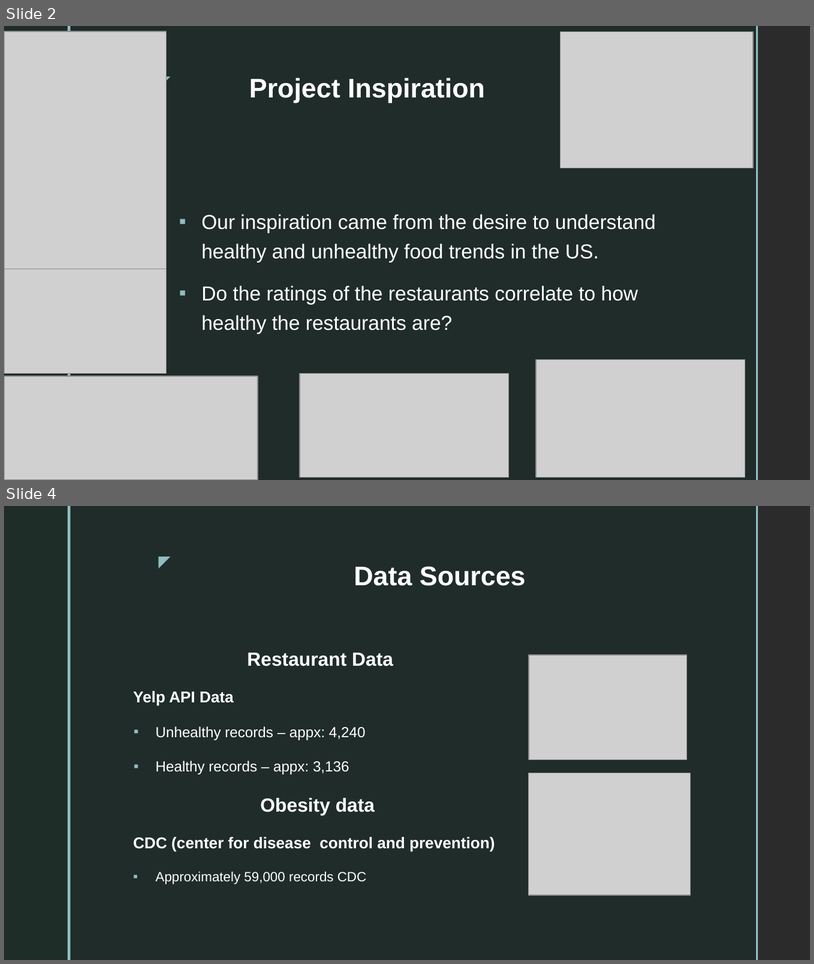
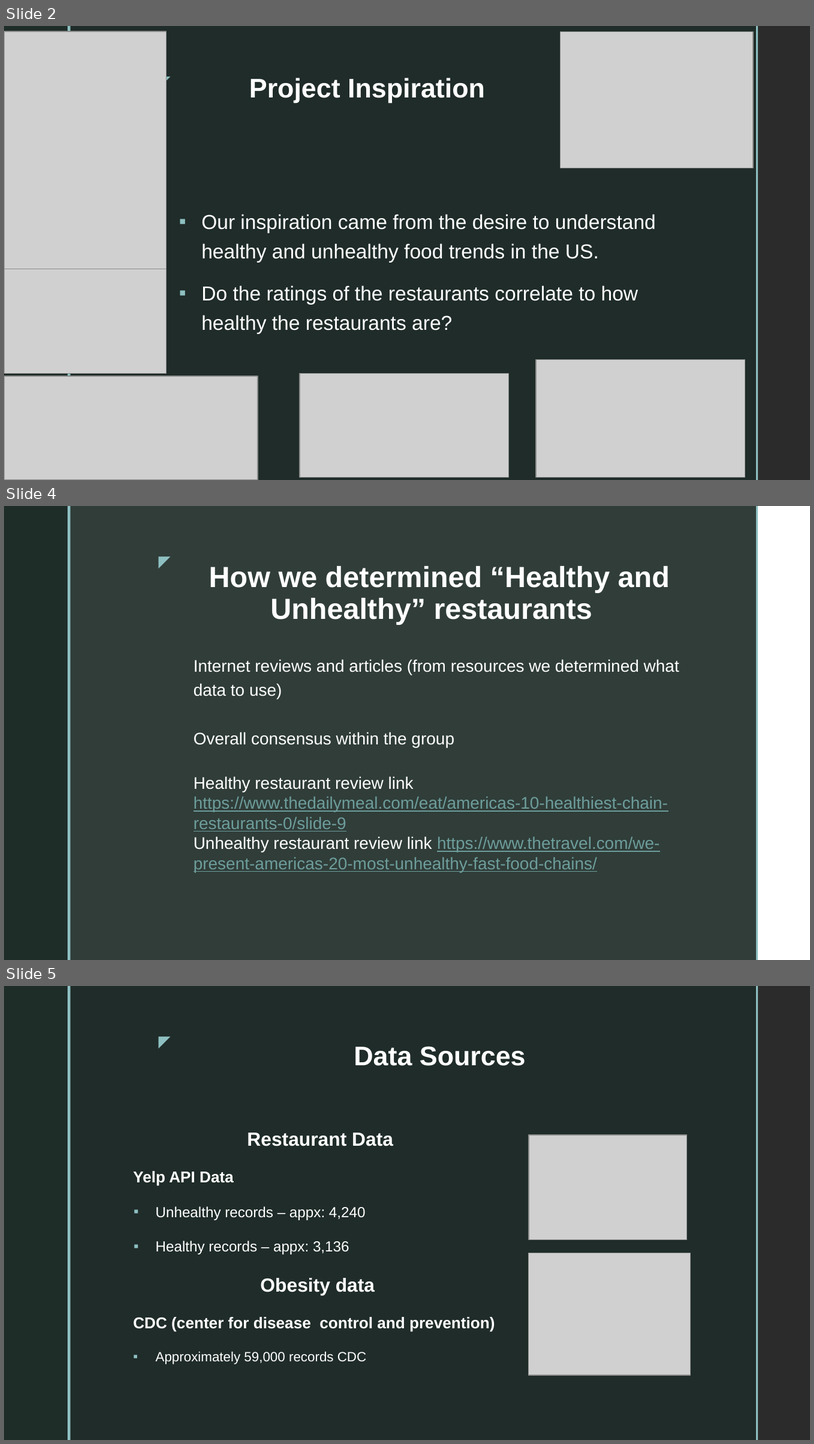
Before and after one commit to monikarutgers/Project_DataVizualization1, a slide deck: Restaurants vs Obesity Project.pptx. Shown one above the other, each under a label of ours: slides 2 and 4 before the commit, slides 2, 4 and 5 after it; the slides between them are not shown. The pictures are 814x964 and 814x1444 pixels, drawn with LibreOffice and Linux fonts; fonts in the diff are those of the drawing; grey boxes stand for pictures; background and template pictures are left out; a plain dark background stands for a picture behind light text. Boxes give left, top, right and bottom in pixels: in the first picture for what was removed or moved away, otherwise in the second. Text is boxed around its words. In the diff, an @@ line names an element or a change of style, - is before the commit and + after.

```diff
--- a/Restaurants vs Obesity Project.pptx
+++ b/Restaurants vs Obesity Project.pptx
@@ slide 4 added at (4,506,810,960), background picture (left out); not listed: 5 template elements that a slide beside it also shows @@
@@ title added at (209,566,670,624), 26 pt, text #FFFFFF, bold @@
+How we determined “Healthy and Unhealthy” restaurants
@@ text added at (194,659,680,872), 15 pt, text #6D9D9B, underline @@
+Internet reviews and articles (from resources we determined what data to use)
+Overall consensus within the group
+Healthy restaurant review link https://www.thedailymeal.com/eat/americas-10-healthiest-chain-restaurants-0/slide-9
+Unhealthy restaurant review link https://www.thetravel.com/we-present-americas-20-most-unhealthy-fast-food-chains/
@@ what was slide 4 is now slide 5 @@
```
Also in this commit, not shown: 3 slides changed, 2 other files.
